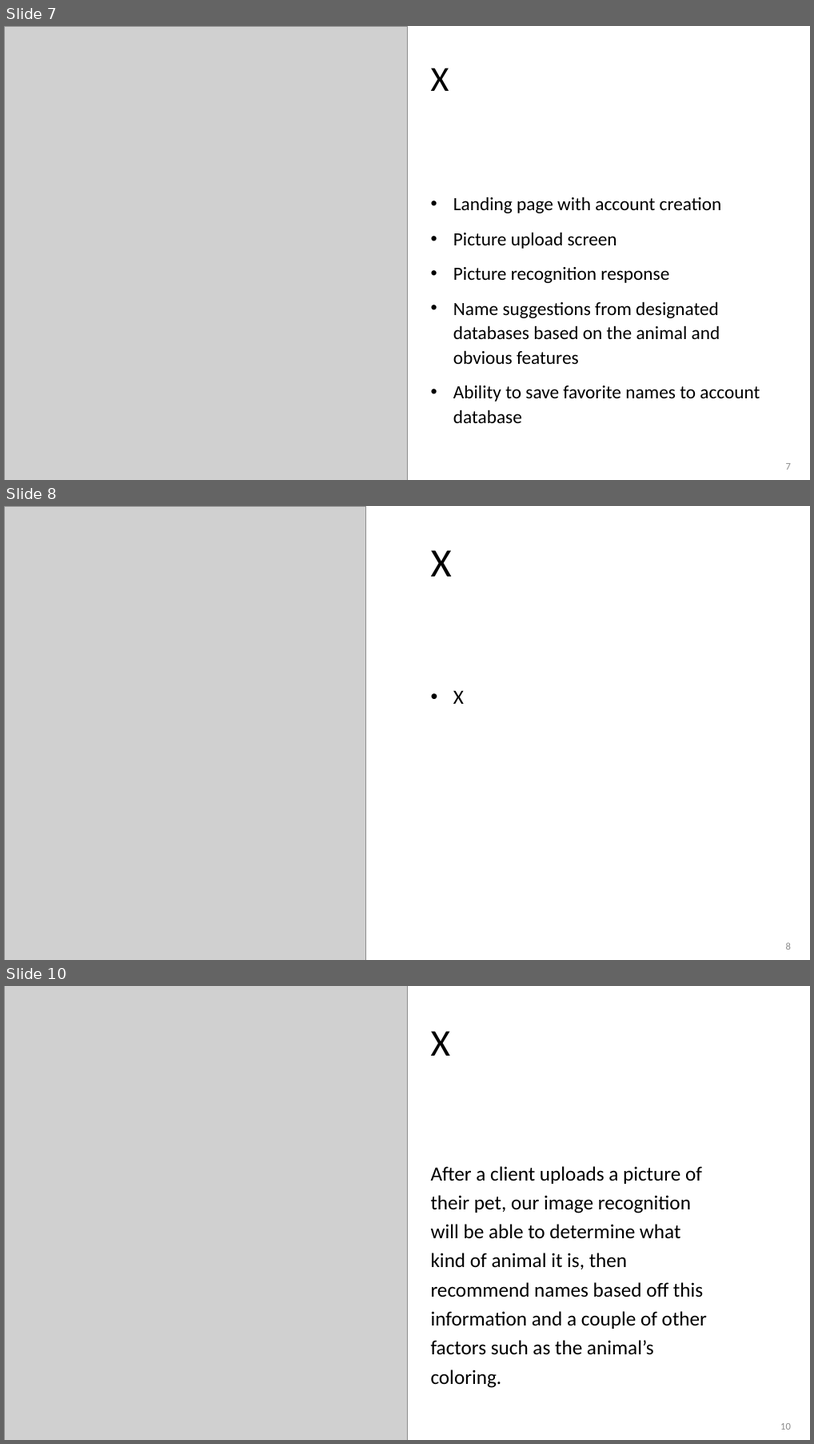
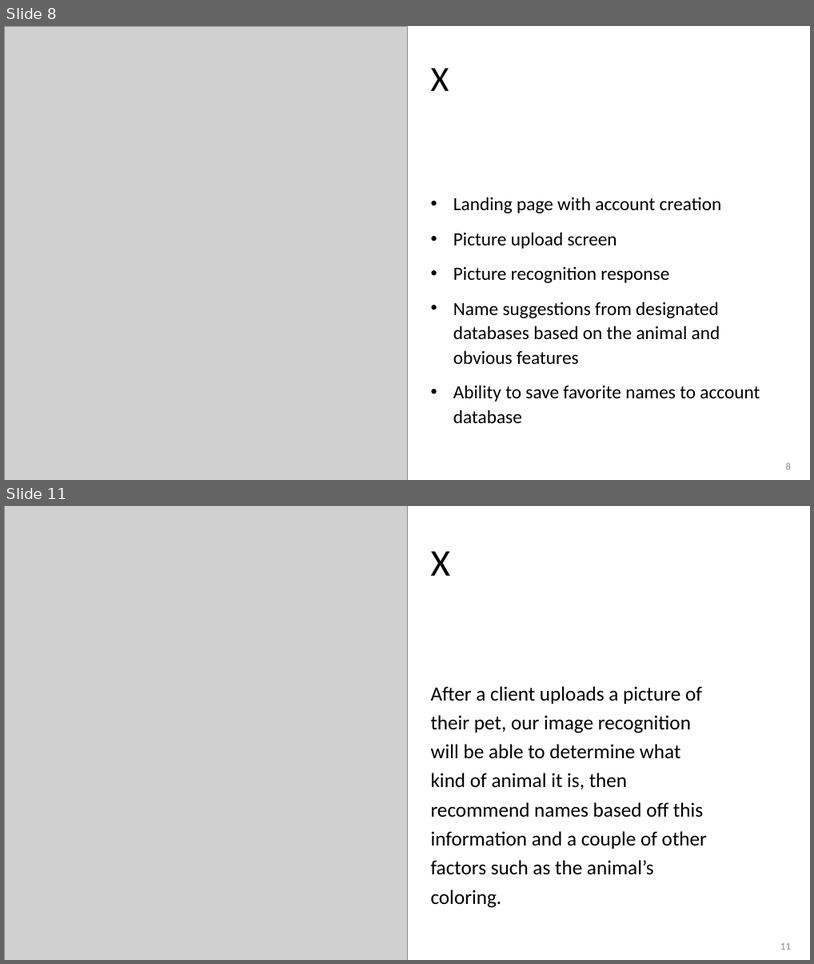
Before and after one commit to adriaonline/CPT200SP24-Team1, a slide deck: Phase 2 Docs/Phase 2 - Presentation.pptx. Shown one above the other, each under a label of ours: slides 7, 8 and 10 before the commit, slides 8 and 11 after it; the slides between them are not shown. The pictures are 814x1444 and 814x964 pixels, drawn with LibreOffice and Linux fonts; fonts in the diff are those of the drawing; grey boxes stand for pictures. Boxes give left, top, right and bottom in pixels: in the first picture for what was removed or moved away, otherwise in the second. Text is boxed around its words. In the diff, an @@ line names an element or a change of style, - is before the commit and + after.

Commit message:
Added pictures and information to slideshow

```diff
--- a/Phase 2 Docs/Phase 2 - Presentation.pptx
+++ b/Phase 2 Docs/Phase 2 - Presentation.pptx
@@ slide 8 removed at <box>4,506,810,960</box>, background #FFFFFF @@
@@ picture removed at <box>4,506,366,960</box> @@
@@ title removed at <box>431,550,452,576</box> @@
-X
@@ text removed at <box>454,690,464,704</box> @@
-• X
@@ page number removed at <box>786,942,791,949</box> @@
-8
@@ what was slide 7 is now slide 8 @@
@@ page number at <box>786,462,791,469</box>: text changed @@
-7
+8
@@ what was slide 10 is now slide 11 @@
@@ page number at <box>781,943,791,949</box>: text changed @@
-10
+11
```
Also in this commit, not shown: 5 slides changed, 4 slides added, 1 other slide removed.
